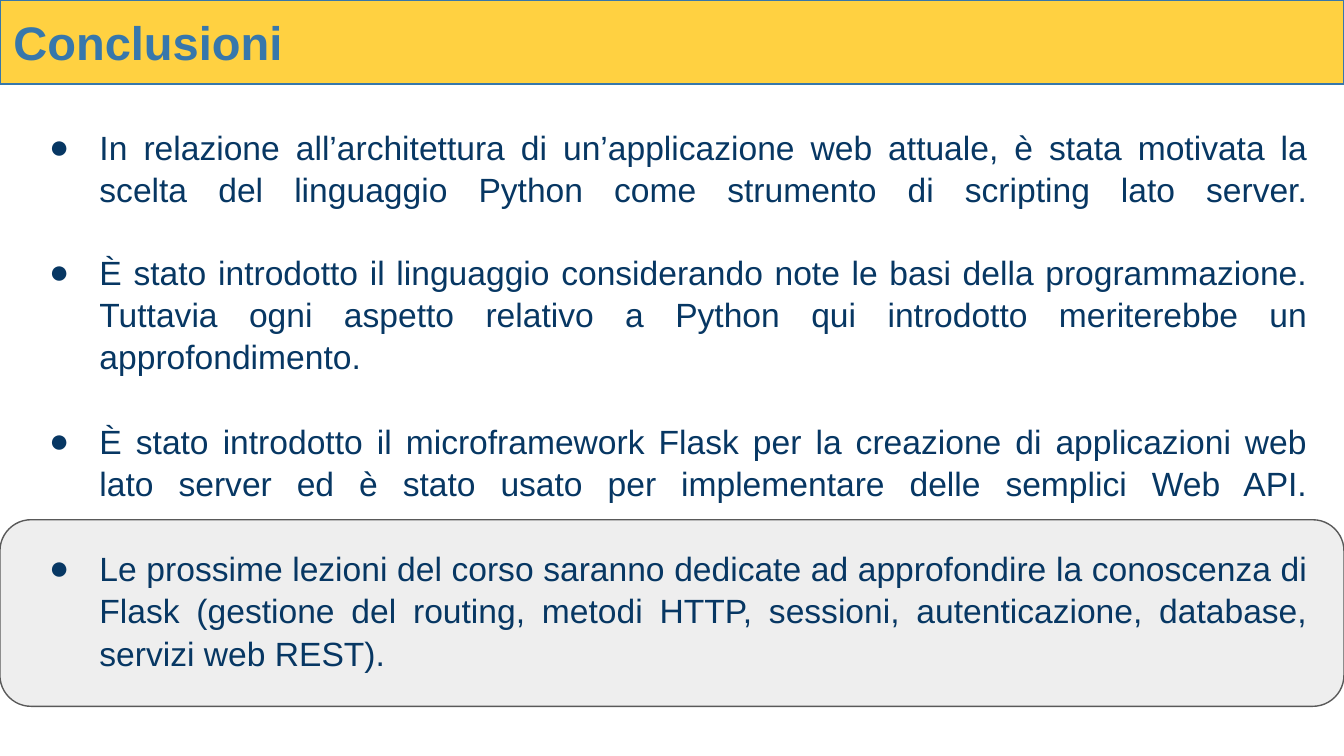
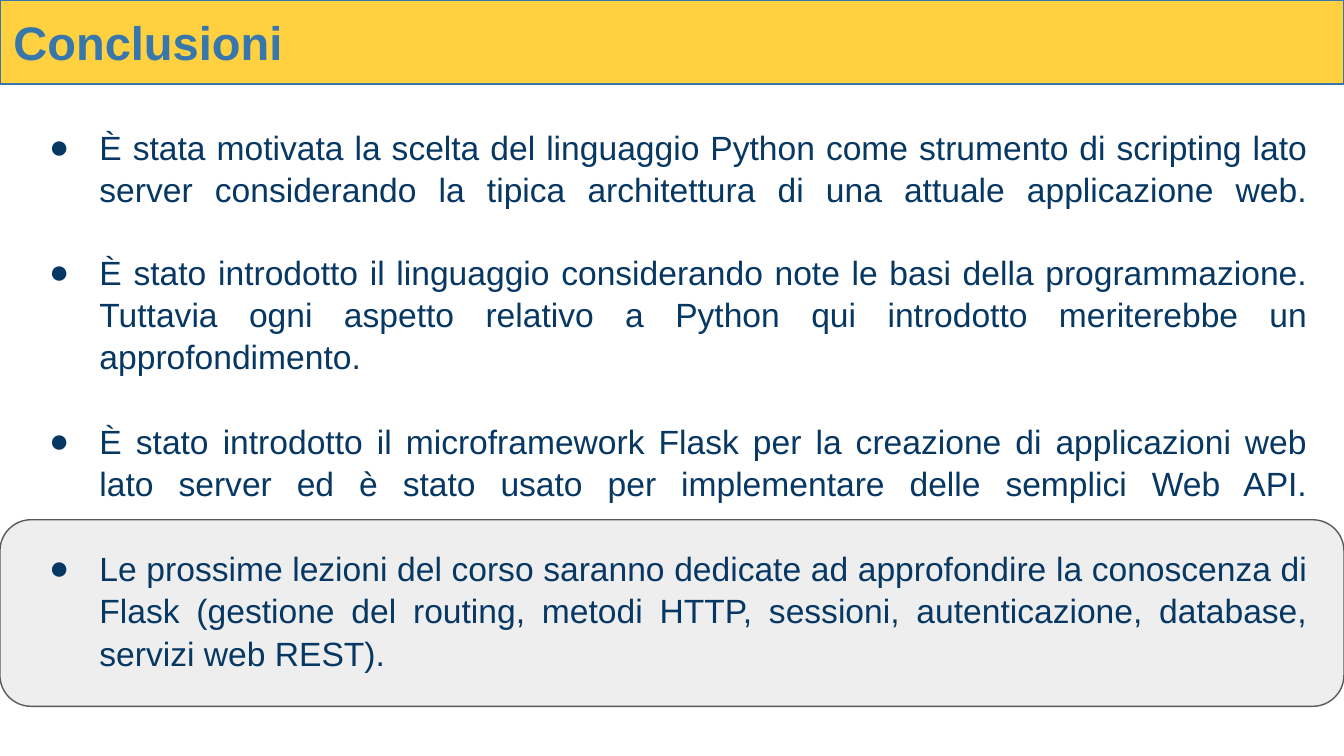
Before and after one commit to raffmont/Tecnologie_Web-Introduzione_a_Python, a slide deck: slide 53 of Tecnologie_Web-Introduzione_a_Python.pptx (slide 54 before the commit). Drawn at 1344x756 pixels with LibreOffice and Linux fonts; fonts in the diff are those of the drawing. Boxes give left, top, right and bottom in pixels: in the first picture for what was removed or moved away, otherwise in the second. Text is boxed around its words. In the diff, an @@ line names an element or a change of style, - is before the commit and + after.

```diff
--- a/Tecnologie_Web-Introduzione_a_Python.pptx
+++ b/Tecnologie_Web-Introduzione_a_Python.pptx
@@ text at box(99, 133, 1307, 208): text changed @@
-● In relazione all’architettura di un’applicazione web attuale, è stata motivata la scelta del linguaggio Python come strumento di scripting lato server.
+● È stata motivata la scelta del linguaggio Python come strumento di scripting lato server considerando la tipica architettura di una attuale applicazione web.
```
Also in this commit, not shown: 10 other slides changed, 1 slide removed.
